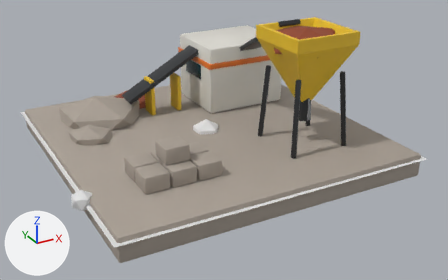
The glTF model res/models/placement/industry/concrete_extractor_2x2.gltf as it was, and as the next commit left it.
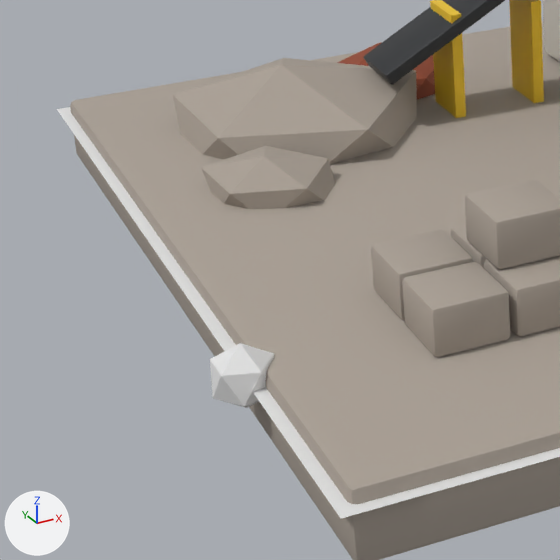
Each version appears first whole from a camera (50 mm lens) standing at (-3.47, -6.8, 3.25) and looking at (0.07, -0.36, 0.03), and next in a close-up on the part from 0% to 42% of the width and 27% to 93% of the height. The axes (+X, +Y, +Z) are drawn at lower left. The lights are the same throughout. The first two pictures are the older version. Where no turn or scale is listed for an object, it has been applied to the vertices.

In view in the first close-up: '%P%AnchorOut', '%P%Footprint', 'ConcreteExtractor'.
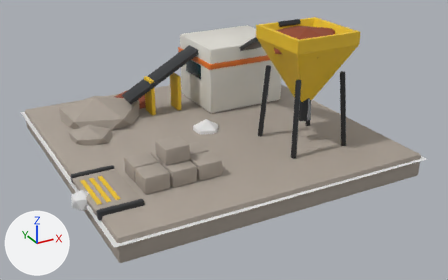
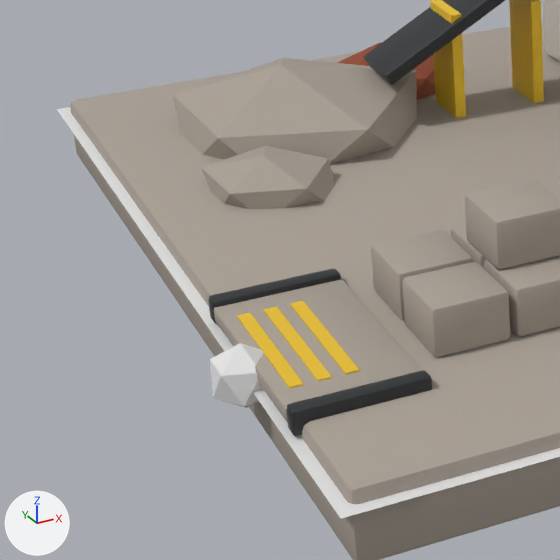
Location of each change, [x1, y1, x2, y2] in pixels of the close-ups (560 x 560 px):
'%V%AnchorOut+', added
    after: [208, 269, 432, 436]
    faces in mat_concrete (grey #aaa095): [214, 280, 422, 422]
    faces in mat_frame_graphite (dark grey #35373a): [208, 269, 432, 436]
    faces in mat_hazard_yellow (yellow #edc427): [237, 301, 360, 389]

The edits, one by one:
Mesh me_v_anchorout is new.
It has 192 vertices, 360 faces and spans x -1.98..-1.48, y -1.49..-0.51, z 0.01..0.11.
Faces by material slot: [108, 216, 36].
It uses material mat_concrete (grey #aaa095).
It uses material mat_frame_graphite (dark grey #35373a).
It uses material mat_hazard_yellow (yellow #edc427).
Object '%V%AnchorOut+' (ob_v_anchorout) is new; it shows me_v_anchorout.
Its location is (0.0, 0.0, 0.0).
